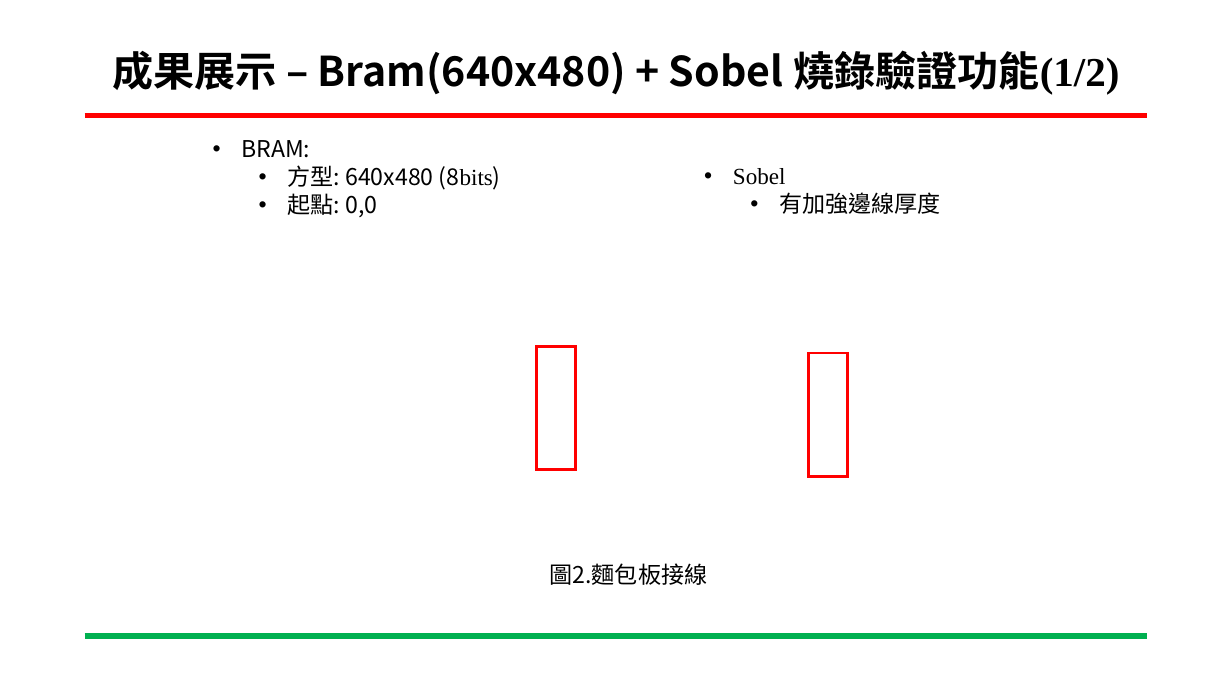
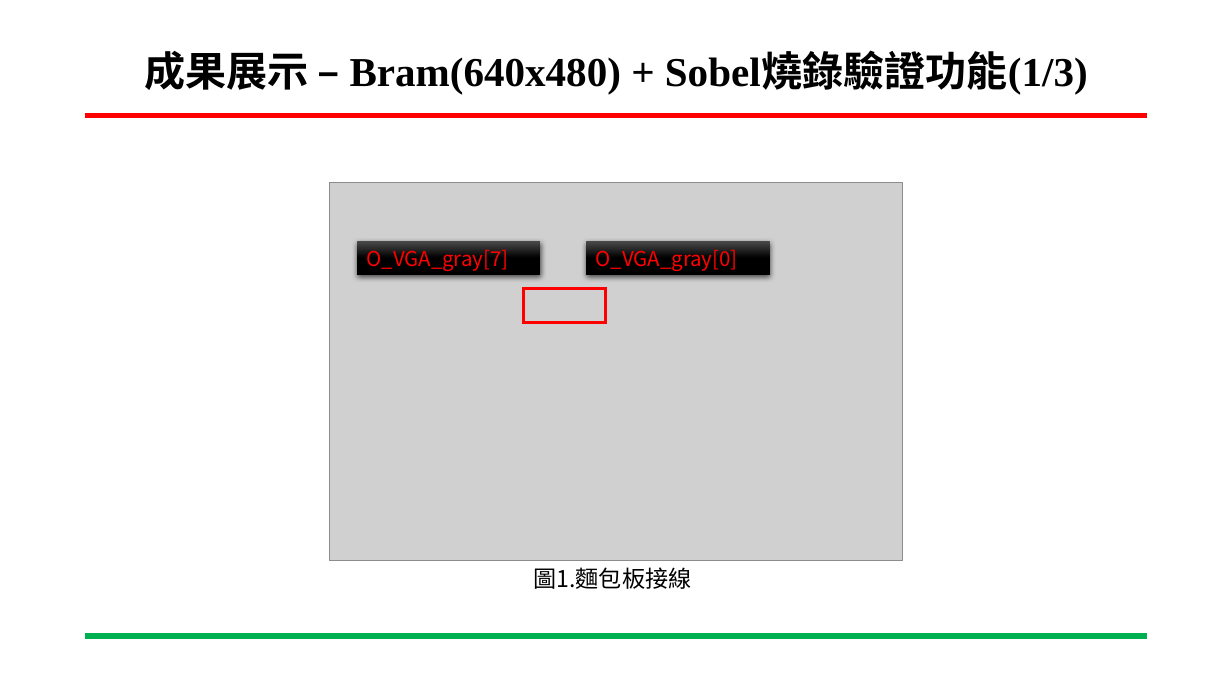
Before and after one commit to ing0331/FPGA, a slide deck: slide 22 of HW7_sobel_BRam/N06-Tutorial/專案進度報告-Sobel_VGA-吳東穎-20230531.pptx (slide 23 before the commit). Drawn at 1232x693 pixels with LibreOffice and Linux fonts; fonts in the diff are those of the drawing; grey boxes stand for pictures; background and template pictures are left out. Boxes give left, top, right and bottom in pixels: in the first picture for what was removed or moved away, otherwise in the second. Text is boxed around its words. In the diff, an @@ line names an element or a change of style, - is before the commit and + after.

```diff
--- a/HW7_sobel_BRam/N06-Tutorial/專案進度報告-Sobel_VGA-吳東穎-20230531.pptx
+++ b/HW7_sobel_BRam/N06-Tutorial/專案進度報告-Sobel_VGA-吳東穎-20230531.pptx
@@ title at (x1=144, y1=51, x2=1088, y2=94): text changed; font Noto Sans CJK SC to Times New Roman @@
-成果展示 – Bram(640x480) + Sobel 燒錄驗證功能(1/2)
+成果展示 – Bram(640x480) + Sobel燒錄驗證功能(1/3)
@@ text removed at (x1=241, y1=140, x2=501, y2=217) @@
-• BRAM:
-  • 方型: 640x480 (8bits)
-  • 起點: 0,0
@@ text removed at (x1=733, y1=168, x2=941, y2=214) @@
-• Sobel
-  • 有加強邊線厚度
@@ picture added at (x1=329, y1=183, x2=903, y2=560) @@
@@ rectangle added at (x1=358, y1=241, x2=541, y2=275), fill gradient #4B4B4B to #000000, 16 pt, text #FF0000 @@
+O_VGA_gray[7]
@@ rectangle added at (x1=587, y1=241, x2=770, y2=275), fill gradient #4B4B4B to #000000, 16 pt, text #FF0000 @@
+O_VGA_gray[0]
@@ rectangle at (x1=524, y1=288, x2=606, y2=323): rotation 90 to 0 degrees @@
@@ rectangle removed at (x1=808, y1=353, x2=848, y2=476) @@
@@ text at (x1=533, y1=567, x2=691, y2=589): text changed @@
-圖2.麵包板接線
+圖1.麵包板接線
```
Also in this commit, not shown: 7 other slides changed, 1 slide removed.
